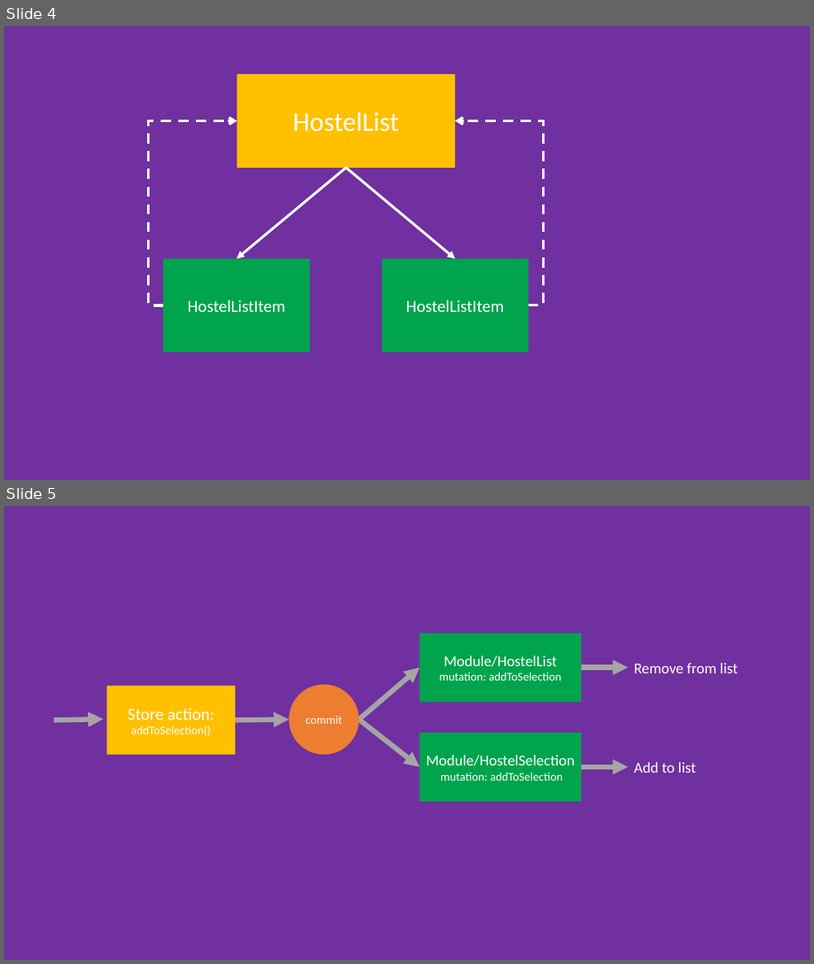
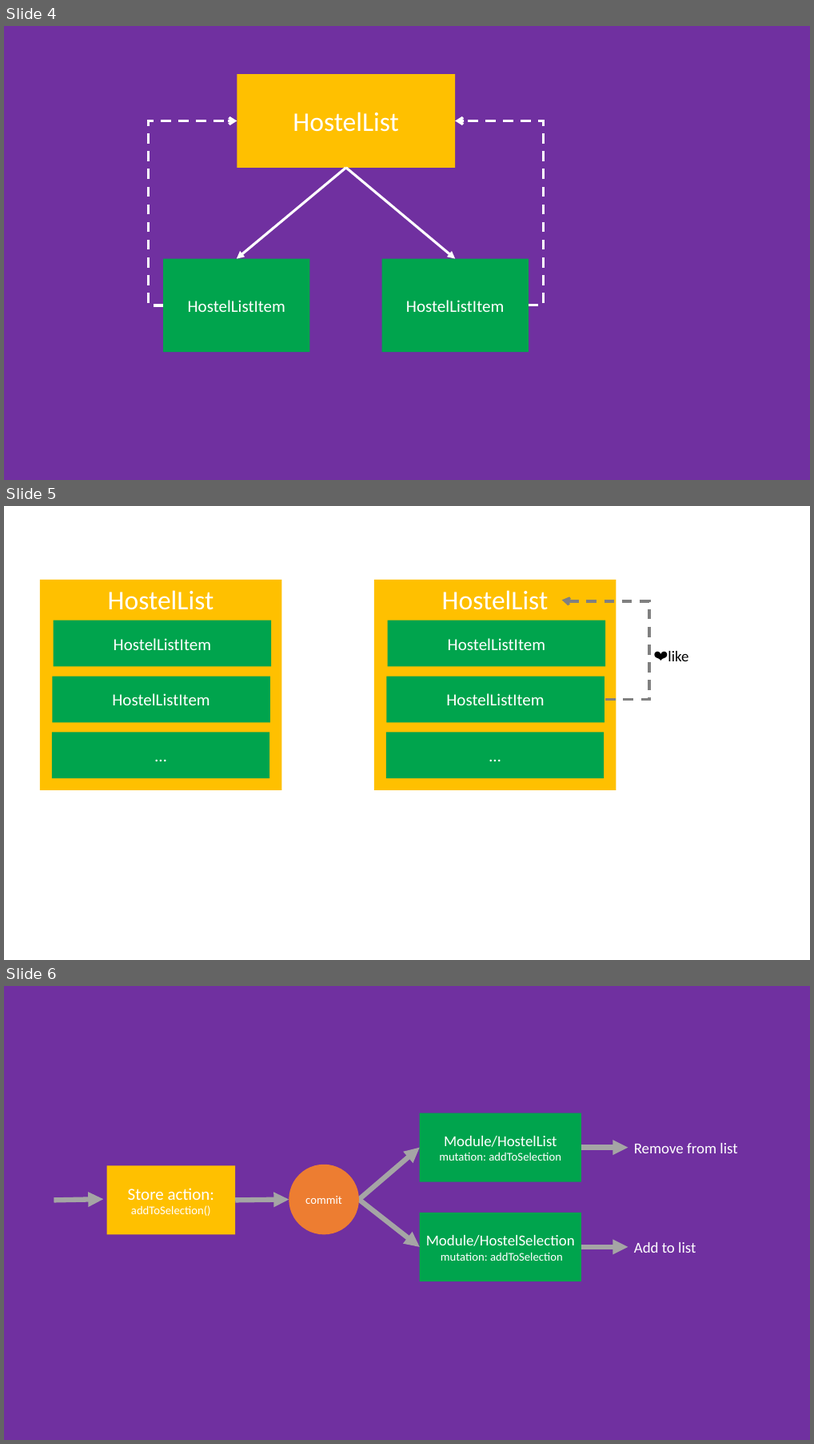
Before and after one commit to maxpou-slides/vuejs-training, a slide deck: resources/schemas.pptx. Shown one above the other, each under a label of ours: slides 4 and 5 before the commit, slides 4, 5 and 6 after it. The pictures are 814x964 and 814x1444 pixels, drawn with LibreOffice and Linux fonts; fonts in the diff are those of the drawing. Boxes give left, top, right and bottom in pixels: in the first picture for what was removed or moved away, otherwise in the second. Text is boxed around its words. In the diff, an @@ line names an element or a change of style, - is before the commit and + after.

```diff
--- a/resources/schemas.pptx
+++ b/resources/schemas.pptx
@@ slide 5 added at [4,506,810,960], background #FFFFFF @@
@@ rectangle added at [40,580,282,790], fill #FFC000, 32 pt, text #FFFFFF @@
+HostelList
@@ rectangle added at [374,580,616,790], fill #FFC000, 32 pt, text #FFFFFF @@
+HostelList
@@ elbow arrow added from (605, 699) to (562, 600), #808080 3 pt dashed @@
@@ rectangle added at [54,620,271,666], fill #00A44D, 20 pt, text #FFFFFF @@
+HostelListItem
@@ rectangle added at [388,620,606,666], fill #00A44D, 20 pt, text #FFFFFF @@
+HostelListItem
@@ text added at [668,651,689,661], 18 pt, text #000000 @@
+❤️like
@@ rectangle added at [52,676,270,722], fill #00A44D, 20 pt, text #FFFFFF @@
+HostelListItem
@@ rectangle added at [387,676,605,722], fill #00A44D, 20 pt, text #FFFFFF @@
+HostelListItem
@@ rectangle added at [52,732,270,778], fill #00A44D, 20 pt, text #FFFFFF @@
+…
@@ rectangle added at [386,732,604,778], fill #00A44D, 20 pt, text #FFFFFF @@
+…
@@ what was slide 5 is now slide 6 @@
```
Also in this commit, not shown: 12 other files.
